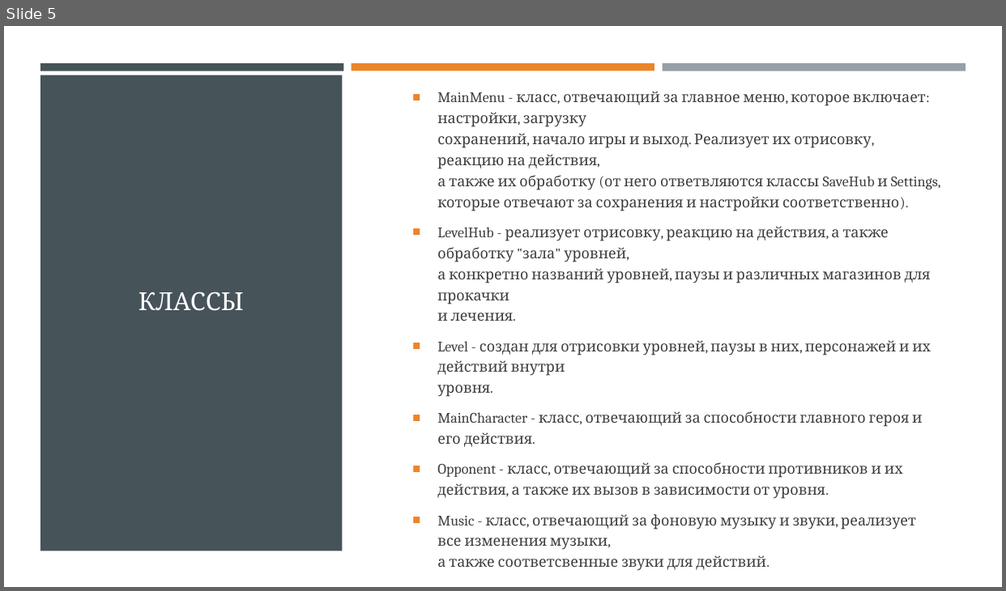
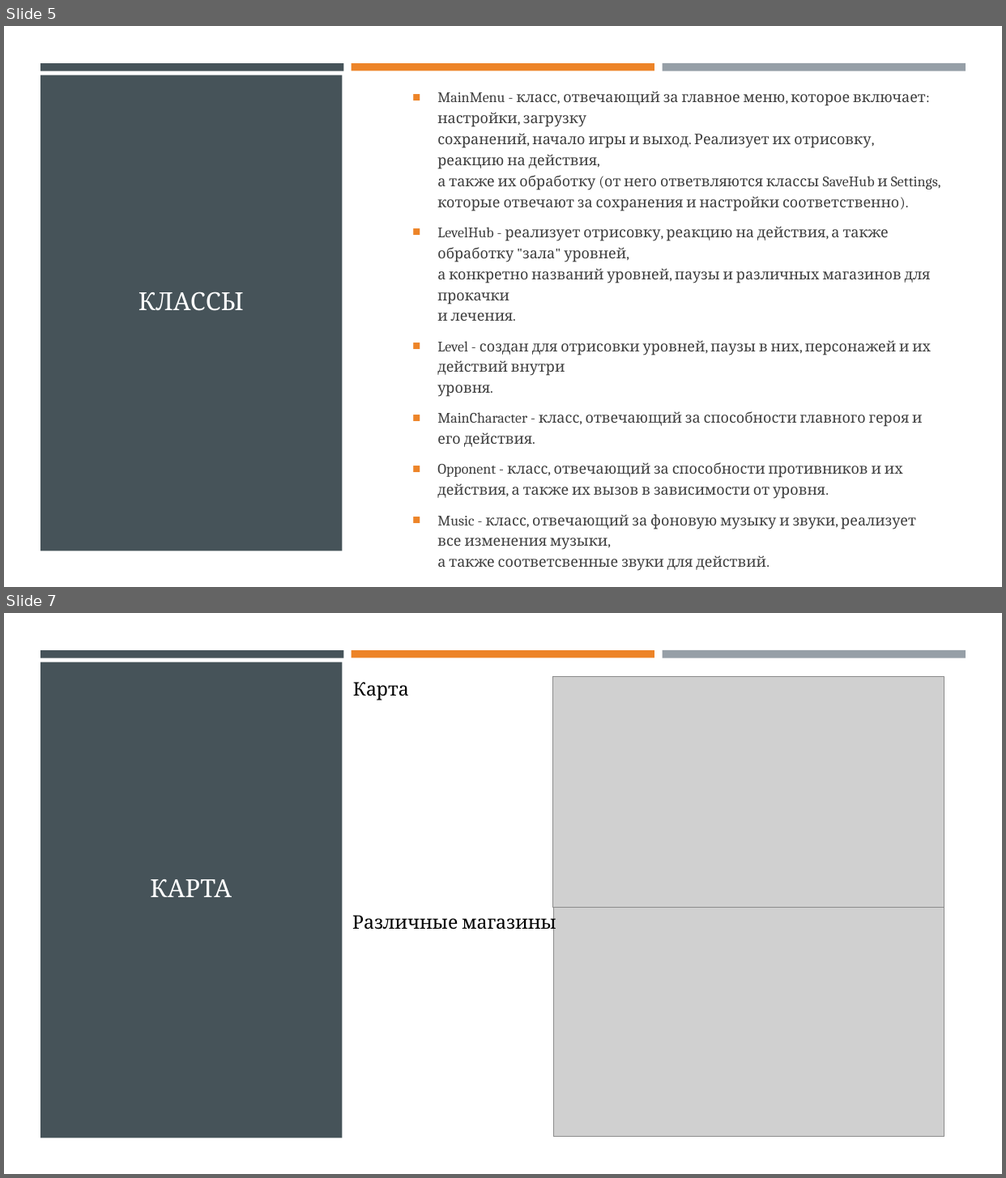
Before and after one commit to vitalybash/Overslept, a slide deck: documents/Презентация. Overslept.pptx. Shown one above the other, each under a label of ours: slide 5 before the commit, slides 5 and 7 after it; the slides between them are not shown. The pictures are 1006x591 and 1006x1178 pixels, drawn with LibreOffice and Linux fonts; fonts in the diff are those of the drawing; grey boxes stand for pictures. Boxes give left, top, right and bottom in pixels: in the first picture for what was removed or moved away, otherwise in the second. Text is boxed around its words. In the diff, an @@ line names an element or a change of style, - is before the commit and + after.

```diff
--- a/documents/Презентация. Overslept.pptx
+++ b/documents/Презентация. Overslept.pptx
@@ slide 7 added at (4,613,1002,1174), background #FFFFFF; not listed: 4 template elements that a slide beside it also shows @@
@@ text added at (353,682,409,700), 18 pt, text #000000 @@
+Карта
@@ picture added at (553,677,945,907) @@
@@ text added at (390,687,435,696), 16 pt, text #FFFFFF @@
+ВВВВВ
@@ title added at (150,879,232,897), 24 pt, text #FFFFFF @@
+КАРТА
@@ text added at (352,912,556,934), 18 pt, text #000000 @@
+Различные магазины
@@ picture added at (553,907,944,1137) @@
```
Also in this commit, not shown: 1 slide changed, 2 other slides added, 1 other file.
